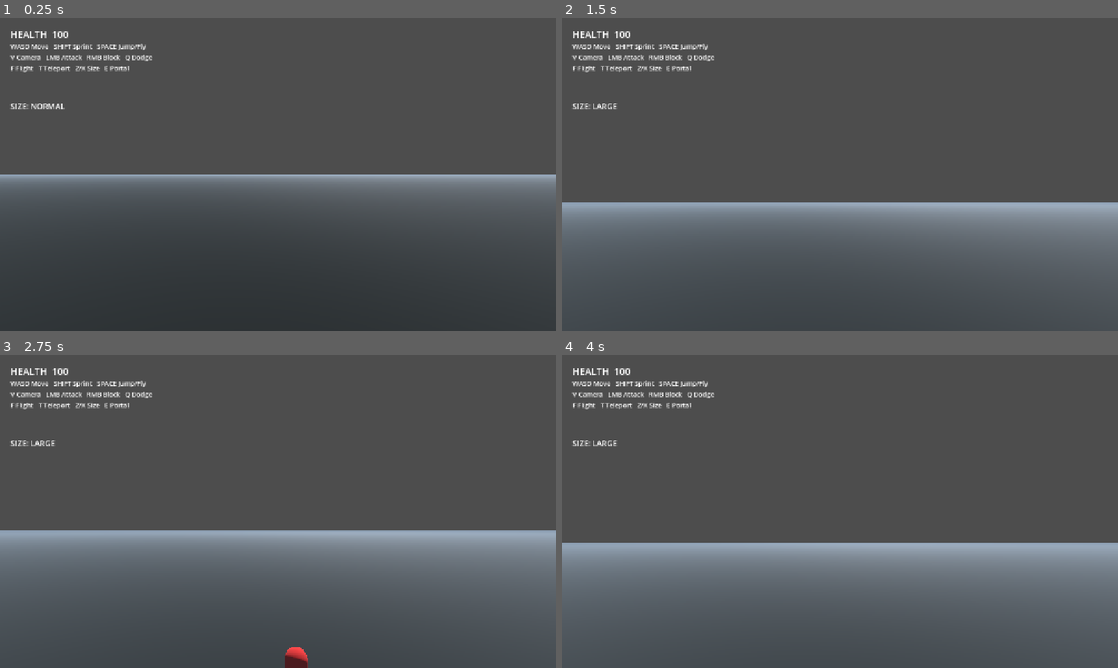
Above: before the commit, frames 1-4 (two rows, left to right).
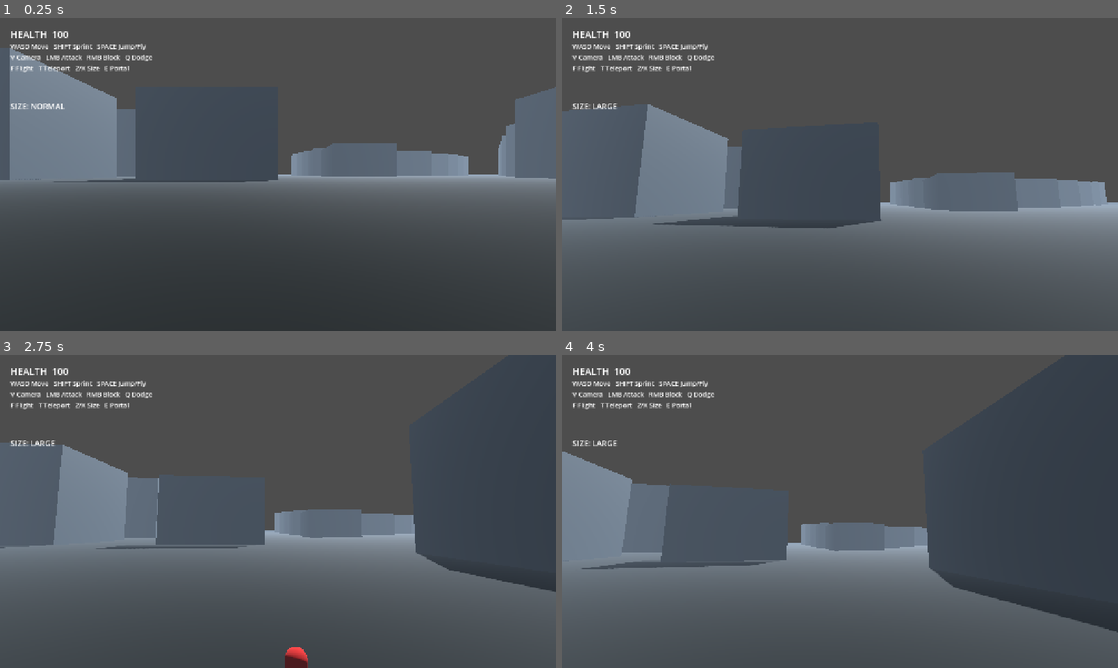
Above: after the commit, the same moments.

Repository: johnhenrystoney25/aeris
Game: Godot game, scene res://scenes/main/main.tscn
Two runs of this game, one before a commit and one after it. Both use one fixed random seed, a clock stepped at 60 frames per second and the inputs below.
Inputs (mouse positions are in pixels of both pictures, inside the frame that each line leads up to):
- Up to frame 1 (0.25 s): no input
- Up to frame 2 (1.5 s): tap Enter at 0.5 s; move the mouse to (867, 174) at 0.52 s; hold Right mouse button (block) 0.53-1.28 s; hold X (ability_size_up) from 0.53 s (still down); click (867, 174) at 0.67 s; tap Space (jump) at 0.77 s; move the mouse to (812, 174) at 1.27 s; tap F (ability_flight) at 1.35 s
- Up to frame 3 (2.75 s): keep holding X (ability_size_up); tap Space (jump) at 1.52, 2 s; right-click (250, 511) at 1.55 s; move the mouse to (289, 505) at 2.02 s; hold Right mouse button (block) from 2.03 s (still down); tap T (ability_teleport) at 2.1 s
- Up to frame 4 (4 s): keep holding X (ability_size_up); move the mouse to (834, 517) at 2.77 s; release Right mouse button (block) at 2.78 s; click (834, 517) at 2.85 s; tap Space (jump) at 3.02, 3.77 s; right-click (834, 517) at 3.05 s; tap Enter at 3.5 s; move the mouse to (878, 514) at 3.52 s; hold Right mouse button (block) from 3.53 s (still down)

The runs differ from the first frame. In frame 1, 13% of the frame differs, in the area x 0-100%, y 9-53%; in frame 2, 14%; in frame 3, 14%; in frame 4, 21%, in the area x 0-100%, y 4-89%.

Commit message:
Fix geography fallback and missing-data handling

Diff:
--- a/scripts/world/osm_region_runtime.gd
+++ b/scripts/world/osm_region_runtime.gd
@@ -1,112 +1,96 @@
 extends Node3D
-## Runtime renderer for recorded geographic data.
-## Roads/buildings keep geographic placement; game art is layered on top.
+## Renders imported geographic JSON. Generates a temporary blockout if data is missing.
 
 @export_file("*.json") var region_file := ""
 @export var default_road_width := 8.0
-@export var building_material_color := Color(0.25, 0.29, 0.31)
 @export var create_building_collisions := true
+@export var fallback_enabled := true
 
 func _ready() -> void:
-    if not region_file.is_empty():
-        load_region(region_file)
+    if region_file.is_empty() or not FileAccess.file_exists(region_file):
+        if fallback_enabled:
+            _build_fallback()
+        push_warning("Geographic data missing. Run tools/get_federal_way_tacoma.bat to install it.")
+        return
+    load_region(region_file)
 
 func load_region(path: String) -> void:
     if not FileAccess.file_exists(path):
-        push_warning("Region file missing: %s" % path)
+        _build_fallback()
         return
-    var parsed = JSON.parse_string(FileAccess.get_file_as_string(path))
-    if typeof(parsed) != TYPE_DICTIONARY:
-        push_error("Invalid region JSON")
+    var data = JSON.parse_string(FileAccess.get_file_as_string(path))
+    if typeof(data) != TYPE_DICTIONARY:
+        push_error("Invalid geography JSON")
+        _build_fallback()
         return
     _clear_generated()
-    for road in parsed.get("roads", []):
-        _road(road.get("points", []), float(road.get("width", default_road_width)), str(road.get("class", "residential")))
-    for building in parsed.get("buildings", []):
+    for road in data.get("roads", []):
+        _road(road.get("points", []), float(road.get("width", default_road_width)), str(road.get("class", "road")))
+    for building in data.get("buildings", []):
         _building(building.get("polygon", []), float(building.get("height", 10.0)))
-    for rail in parsed.get("railways", []):
-        _rail(rail.get("points", []))
-    for park in parsed.get("parks", []):
-        _surface(park.get("polygon", []), Color(0.10, 0.28, 0.14), 0.03)
-    for lake in parsed.get("water", []):
-        _surface(lake.get("polygon", []), Color(0.04, 0.20, 0.34), 0.02)
+    for rail in data.get("railways", []):
+        _road(rail.get("points", []), 3.0, "rail")
+    for park in data.get("parks", []):
+        _surface(park.get("polygon", []), Color(0.10, 0.28, 0.14))
+    for water in data.get("water", []):
+        _surface(water.get("polygon", []), Color(0.04, 0.20, 0.34))
 
 func _clear_generated() -> void:
-    for c in get_children():
-        c.queue_free()
+    for child in get_children():
+        child.queue_free()
 
 func _points(raw: Array) -> PackedVector3Array:
-    var pts := PackedVector3Array()
+    var result := PackedVector3Array()
     for p in raw:
         if p is Array and p.size() >= 2:
-            pts.append(Vector3(float(p[0]), 0.0, float(p[1])))
-    return pts
+            result.append(Vector3(float(p[0]), 0.0, float(p[1])))
+    return result
 
 func _road(raw: Array, width: float, road_class: String) -> void:
-    var pts := _points(raw)
-    for i in range(pts.size() - 1):
-        var a := pts[i]
-        var b := pts[i + 1]
+    var points := _points(raw)
+    for i in range(points.size() - 1):
+        var a := points[i]
+        var b := points[i + 1]
         var length := a.distance_to(b)
         if length < 0.5:
             continue
-        var n := MeshInstance3D.new()
-        n.name = "RecordedRoad_%s" % road_class
+        var node := MeshInstance3D.new()
+        node.name = "Road_%s" % road_class
         var mesh := BoxMesh.new()
-        mesh.size = Vector3(max(width, 3.0), 0.08, length)
-        n.mesh = mesh
-        n.position = (a + b) * 0.5 + Vector3.UP * 0.01
-        n.look_at(b, Vector3.UP)
+        mesh.size = Vector3(max(width, 2.0), 0.08, length)
+        node.mesh = mesh
+        node.position = (a + b) * 0.5 + Vector3.UP * 0.02
+        node.look_at(b, Vector3.UP)
         var mat := StandardMaterial3D.new()
         mat.albedo_color = Color(0.025, 0.03, 0.035)
         mat.roughness = 0.96
-        n.material_override = mat
-        add_child(n)
-
-func _rail(raw: Array) -> void:
-    var pts := _points(raw)
-    for i in range(pts.size() - 1):
-        var a := pts[i]
-        var b := pts[i + 1]
-        var length := a.distance_to(b)
-        if length < 0.5:
-            continue
-        var n := MeshInstance3D.new()
-        n.name = "RecordedRail"
-        var mesh := BoxMesh.new()
-        mesh.size = Vector3(3.0, 0.12, length)
-        n.mesh = mesh
-        n.position = (a + b) * 0.5 + Vector3.UP * 0.08
-        n.look_at(b, Vector3.UP)
-        var mat := StandardMaterial3D.new()
-        mat.albedo_color = Color(0.12, 0.12, 0.13)
-        mat.metallic = 0.5
-        n.material_override = mat
-        add_child(n)
+        node.material_override = mat
+        add_child(node)
 
 func _building(raw: Array, height: float) -> void:
-    var pts := _points(raw)
-    if pts.size() < 3:
+    var points := _points(raw)
+    if points.size() < 3:
         return
     var min_x := INF
     var max_x := -INF
     var min_z := INF
     var max_z := -INF
-    for p in pts:
+    for p in points:
         min_x = min(min_x, p.x); max_x = max(max_x, p.x)
         min_z = min(min_z, p.z); max_z = max(max_z, p.z)
-    var size := Vector3(max_x - min_x, height, max_z - min_z)
+    var size := Vector3(max_x - min_x, max(height, 2.5), max_z - min_z)
+    if size.x < 1.0 or size.z < 1.0:
+        return
     var body := StaticBody3D.new()
-    body.name = "RecordedBuilding"
-    body.position = Vector3((min_x + max_x) * 0.5, height * 0.5, (min_z + max_z) * 0.5)
+    body.name = "Building"
+    body.position = Vector3((min_x + max_x) * 0.5, size.y * 0.5, (min_z + max_z) * 0.5)
     var mesh_node := MeshInstance3D.new()
     var mesh := BoxMesh.new()
     mesh.size = size
     mesh_node.mesh = mesh
     var mat := StandardMaterial3D.new()
-    mat.albedo_color = building_material_color
-    mat.roughness = 0.62
-    mat.metallic = 0.08
+    mat.albedo_color = Color(0.22, 0.25, 0.27)
+    mat.roughness = 0.65
     mesh_node.material_override = mat
     body.add_child(mesh_node)
     if create_building_collisions:
@@ -117,30 +101,60 @@
         body.add_child(collision)
     add_child(body)
 
-func _surface(raw: Array, color: Color, y: float) -> void:
-    var pts := _points(raw)
-    if pts.size() < 3:
+func _surface(raw: Array, color: Color) -> void:
+    var points := _points(raw)
+    if points.size() < 3:
         return
     var poly := PackedVector2Array()
-    for p in pts:
+    for p in points:
         poly.append(Vector2(p.x, p.z))
     var indices := Geometry2D.triangulate_polygon(poly)
     if indices.is_empty():
         return
     var vertices := PackedVector3Array()
-    for p in pts:
-        vertices.append(Vector3(p.x, y, p.z))
+    for p in points:
+        vertices.append(Vector3(p.x, 0.03, p.z))
     var arrays := []
     arrays.resize(Mesh.ARRAY_MAX)
     arrays[Mesh.ARRAY_VERTEX] = vertices
     arrays[Mesh.ARRAY_INDEX] = PackedInt32Array(indices)
     var mesh := ArrayMesh.new()
     mesh.add_surface_from_arrays(Mesh.PRIMITIVE_TRIANGLES, arrays)
-    var n := MeshInstance3D.new()
-    n.name = "RecordedSurface"
-    n.mesh = mesh
+    var node := MeshInstance3D.new()
+    node.mesh = mesh
     var mat := StandardMaterial3D.new()
     mat.albedo_color = color
     mat.roughness = 0.9
-    n.material_override = mat
-    add_child(n)
+    node.material_override = mat
+    add_child(node)
+
+func _build_fallback() -> void:
+    _clear_generated()
+    for x in range(-8, 9):
+        _road([[float(x) * 90.0, -720.0], [float(x) * 90.0, 720.0]], 7.0, "fallback")
+    for z in range(-8, 9):
+        _road([[-720.0, float(z) * 90.0], [720.0, float(z) * 90.0]], 7.0, "fallback")
+    for x in range(-7, 8):
+        for z in range(-7, 8):
+            if (x + z) % 5 == 0:
+                continue
+            _fallback_building(float(x) * 90.0 + 24.0, float(z) * 90.0 + 24.0, 25.0 + float(abs(x * 13 + z * 7) % 55))
+
+func _fallback_building(x: float, z: float, height: float) -> void:
+    var body := StaticBody3D.new()
+    body.position = Vector3(x, height * 0.5, z)
+    var mesh_node := MeshInstance3D.new()
+    var mesh := BoxMesh.new()
+    mesh.size = Vector3(48.0, height, 48.0)
+    mesh_node.mesh = mesh
+    var mat := StandardMaterial3D.new()
+    mat.albedo_color = Color(0.20, 0.23, 0.25)
+    mat.roughness = 0.7
+    mesh_node.material_override = mat
+    body.add_child(mesh_node)
+    var collision := CollisionShape3D.new()
+    var shape := BoxShape3D.new()
+    shape.size = mesh.size
+    collision.shape = shape
+    body.add_child(collision)
+    add_child(body)
